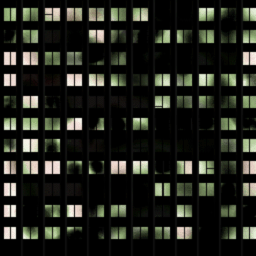
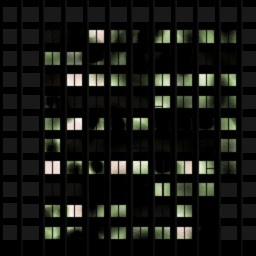
Two versions of the same layered image (256×256). Layer-by-layer changes:
added layer "normal_window_top" above "normal_facade" over (3, 7, 256, 240)
